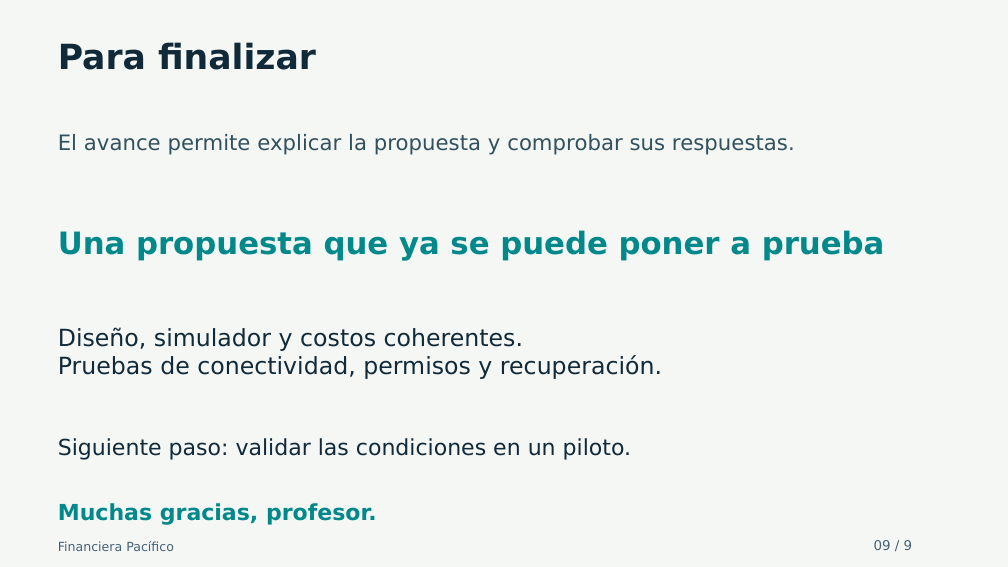
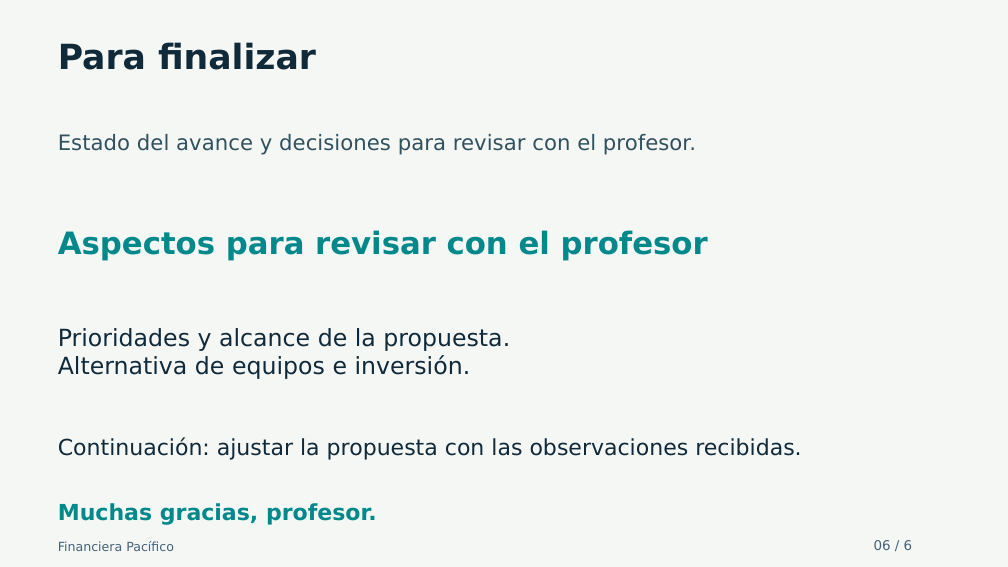
Before and after one commit to hu-herrera/financiera-pacifico-entrega-docente, a slide deck: slide 6 of Presentacion/Avance_Financiera_Pacifico_30_oct_2026.pptx (slide 9 before the commit). Drawn at 1008x567 pixels with LibreOffice and Linux fonts; fonts in the diff are those of the drawing. Boxes give left, top, right and bottom in pixels: in the first picture for what was removed or moved away, otherwise in the second. Text is boxed around its words. In the diff, an @@ line names an element or a change of style, - is before the commit and + after.

```diff
--- a/Presentacion/Avance_Financiera_Pacifico_30_oct_2026.pptx
+++ b/Presentacion/Avance_Financiera_Pacifico_30_oct_2026.pptx
@@ text at [58, 134, 696, 155]: text changed @@
-El avance permite explicar la propuesta y comprobar sus respuestas.
+Estado del avance y decisiones para revisar con el profesor.
@@ text at [58, 230, 708, 261]: text changed @@
-Una propuesta que ya se puede poner a prueba
+Aspectos para revisar con el profesor
@@ text at [58, 328, 510, 379]: text changed @@
-Diseño, simulador y costos coherentes.
-Pruebas de conectividad, permisos y recuperación.
+Prioridades y alcance de la propuesta.
+Alternativa de equipos e inversión.
@@ text at [58, 437, 801, 460]: text changed @@
-Siguiente paso: validar las condiciones en un piloto.
+Continuación: ajustar la propuesta con las observaciones recibidas.
@@ text at [874, 540, 913, 550]: text changed @@
-09 / 9
+06 / 6
```
Also in this commit, not shown: 5 other slides changed, 3 slides removed, 27 other files.
